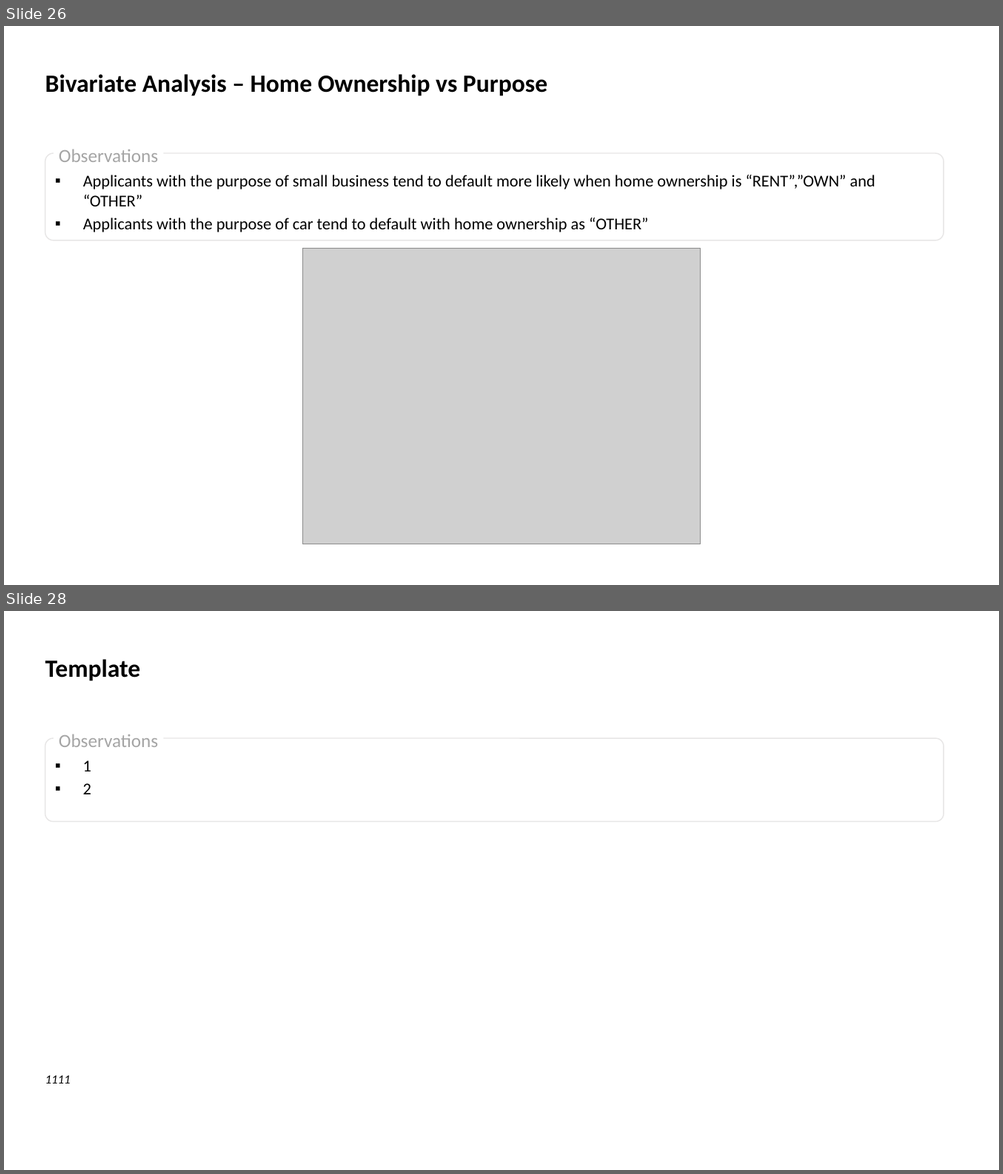
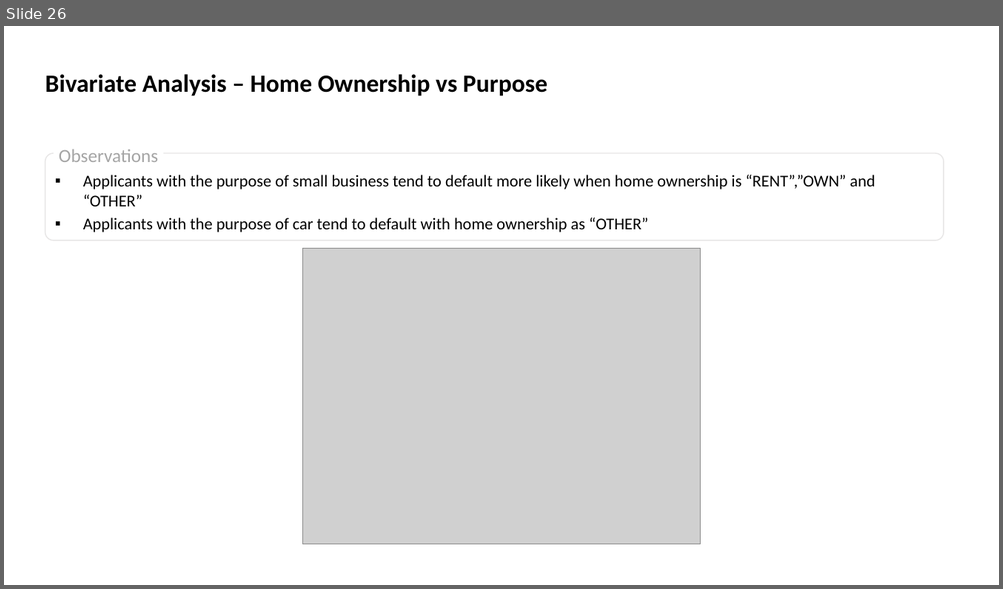
Before and after one commit to SathishKumarRamasamy/lending-club-case-study, a slide deck: Lending_Club_Case_Study.pptx. Shown one above the other, each under a label of ours: slides 26 and 28 before the commit, slide 26 after it; the slides between them are not shown. The pictures are 1003x1174 and 1003x589 pixels, drawn with LibreOffice and Linux fonts; fonts in the diff are those of the drawing; grey boxes stand for pictures. Boxes give left, top, right and bottom in pixels: in the first picture for what was removed or moved away, otherwise in the second. Text is boxed around its words. In the diff, an @@ line names an element or a change of style, - is before the commit and + after.

```diff
--- a/Lending_Club_Case_Study.pptx
+++ b/Lending_Club_Case_Study.pptx
@@ slide 28 removed at (4, 611, 999, 1170), background #FFFFFF @@
@@ text removed at (45, 659, 141, 681) @@
-Template
@@ rounded rectangle removed at (45, 738, 943, 822) @@
-▪ 1
-▪ 2
@@ text removed at (59, 734, 158, 747) @@
-Observations
@@ text removed at (45, 1076, 71, 1084) @@
-1111
```
Also in this commit, not shown: 4 slides changed, 1 slide added, 1 other slide removed, 2 other files.
